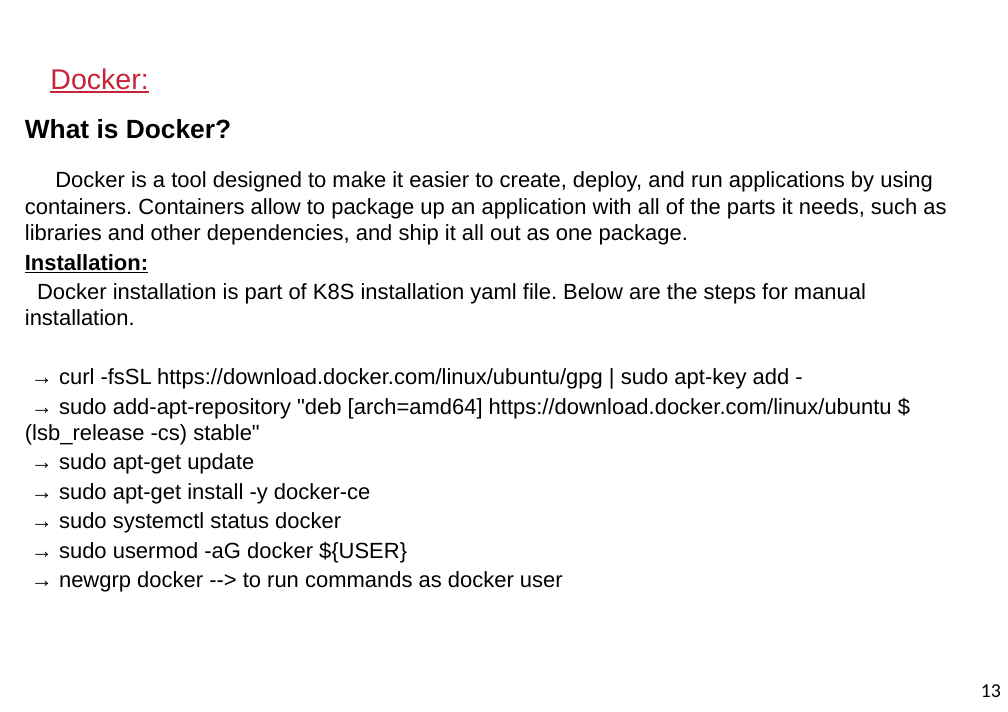
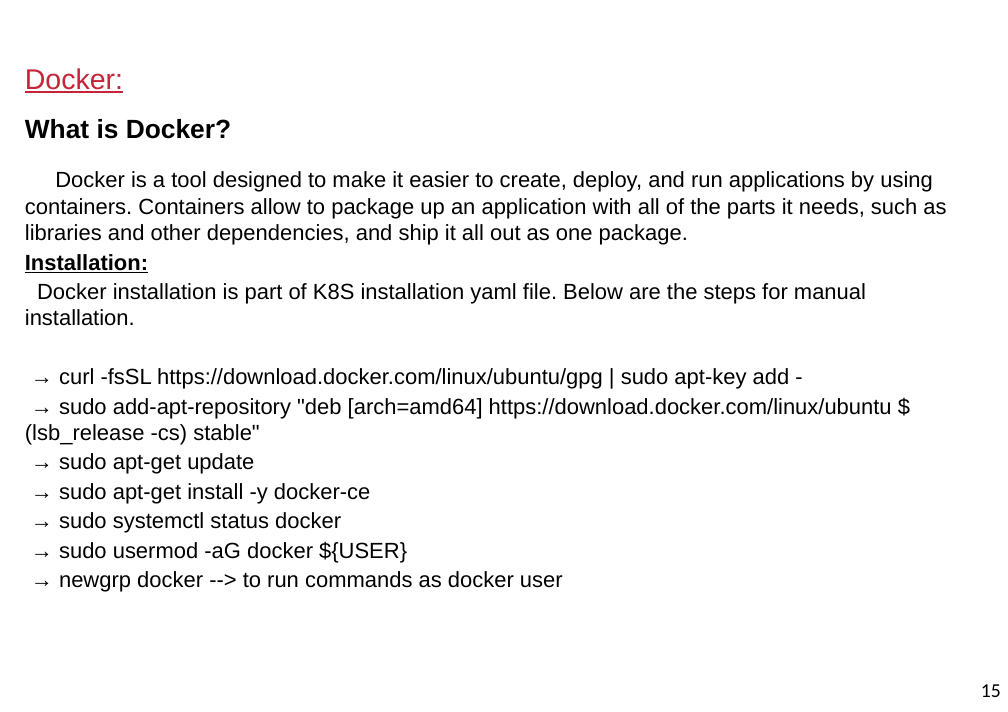
Before and after one commit to kiranpe/DevOpsCloud, a slide deck: slide 15 of DevOpsDoc.pptx (slide 13 before the commit). Drawn at 1008x712 pixels with LibreOffice and Linux fonts; fonts in the diff are those of the drawing; background and template pictures are left out. Boxes give left, top, right and bottom in pixels: in the first picture for what was removed or moved away, otherwise in the second. Text is boxed around its words. In the diff, an @@ line names an element or a change of style, - is before the commit and + after.

```diff
--- a/DevOpsDoc.pptx
+++ b/DevOpsDoc.pptx
@@ title "Docker:": place and size @@
-title "Docker:" at (50,68,148,93)
+title "Docker:" at (25,68,123,93)
@@ page number at (981,684,1001,697): text changed @@
-13
+15
```
Also in this commit, not shown: 15 other slides changed, 1 slide added.
